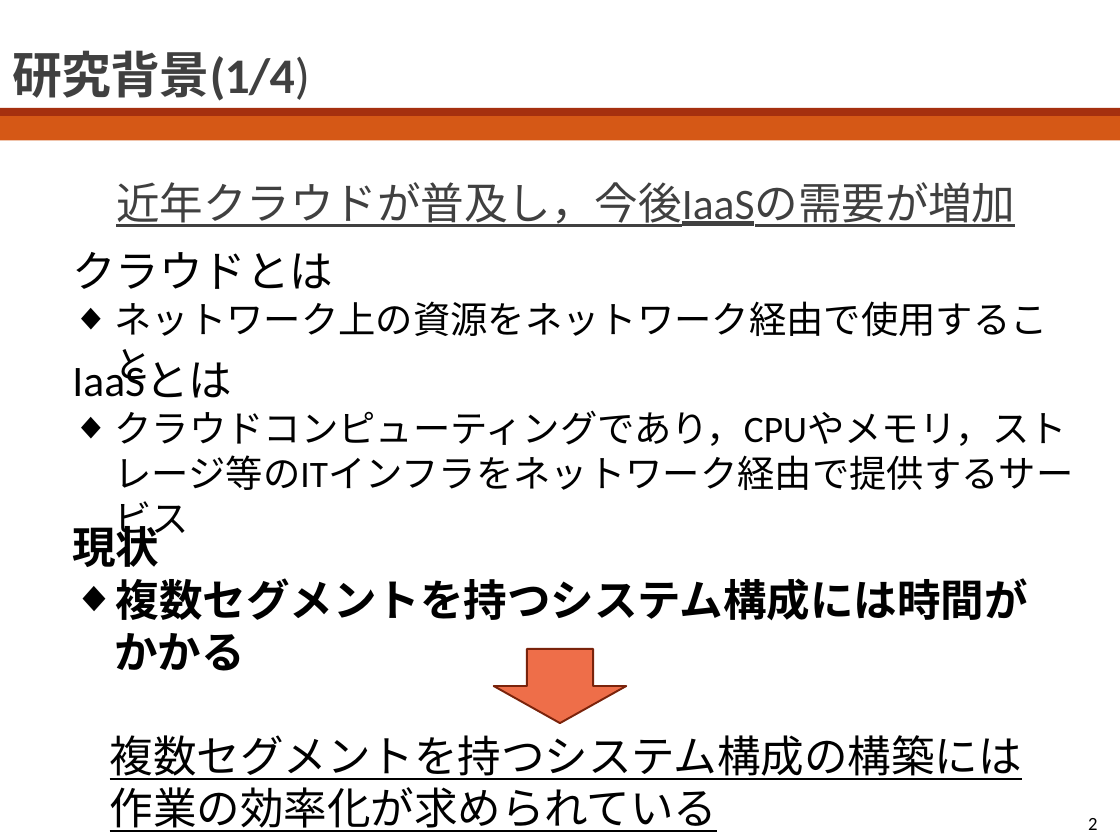
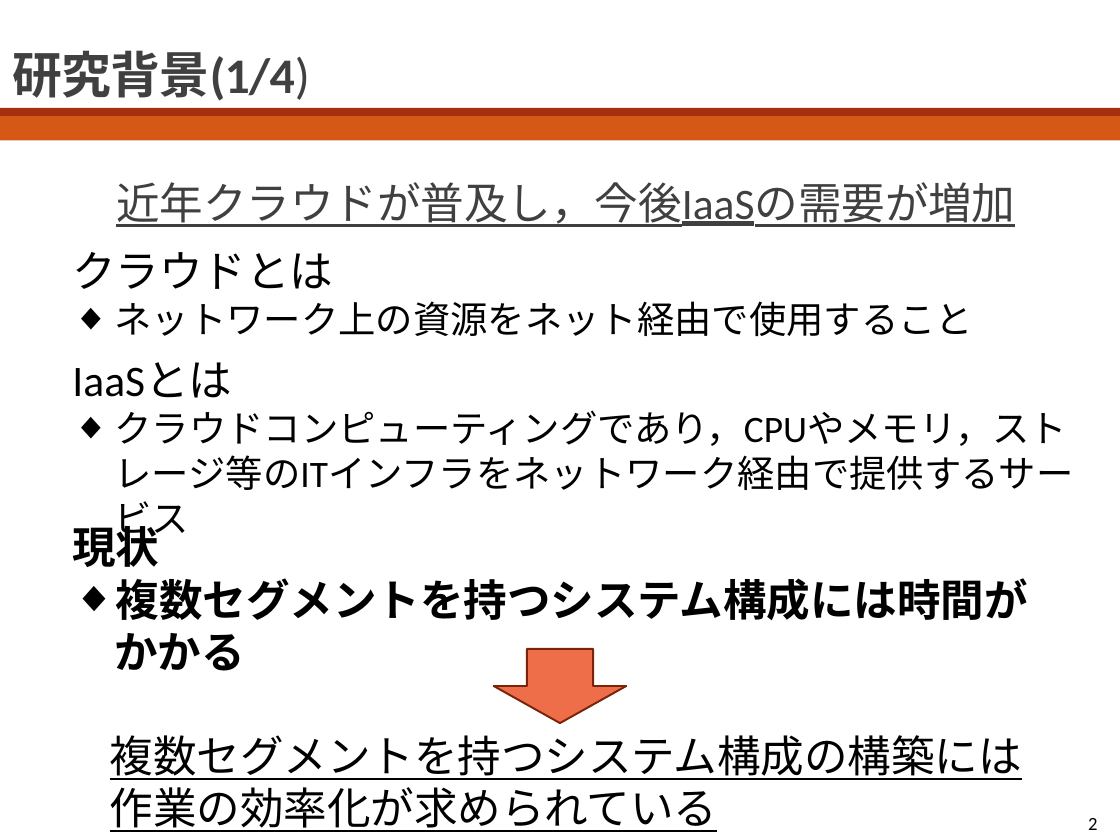
Before and after one commit to bokuhide/GUIToolCreate, a slide deck: slide 2 of 卒業論文本体/発表用スライド_川口.pptx. Drawn at 1120x840 pixels with LibreOffice and Linux fonts; fonts in the diff are those of the drawing. Boxes give left, top, right and bottom in pixels: in the first picture for what was removed or moved away, otherwise in the second. Text is boxed around its words. In the diff, an @@ line names an element or a change of style, - is before the commit and + after.

```diff
--- a/卒業論文本体/発表用スライド_川口.pptx
+++ b/卒業論文本体/発表用スライド_川口.pptx
@@ text at box(115, 301, 974, 336): text changed @@
-◆ ネットワーク上の資源をネットワーク経由で使用すること
+◆ ネットワーク上の資源をネット経由で使用すること
```
Also in this commit, not shown: 6 other files.
